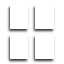
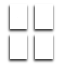
Layered file, before and after one edit (64px x 64px). Changes by layer:
painted on "Nuovo livello" over [10, 4, 54, 59]
painted on "Drop Shadow#1" over [7, 3, 55, 40]
